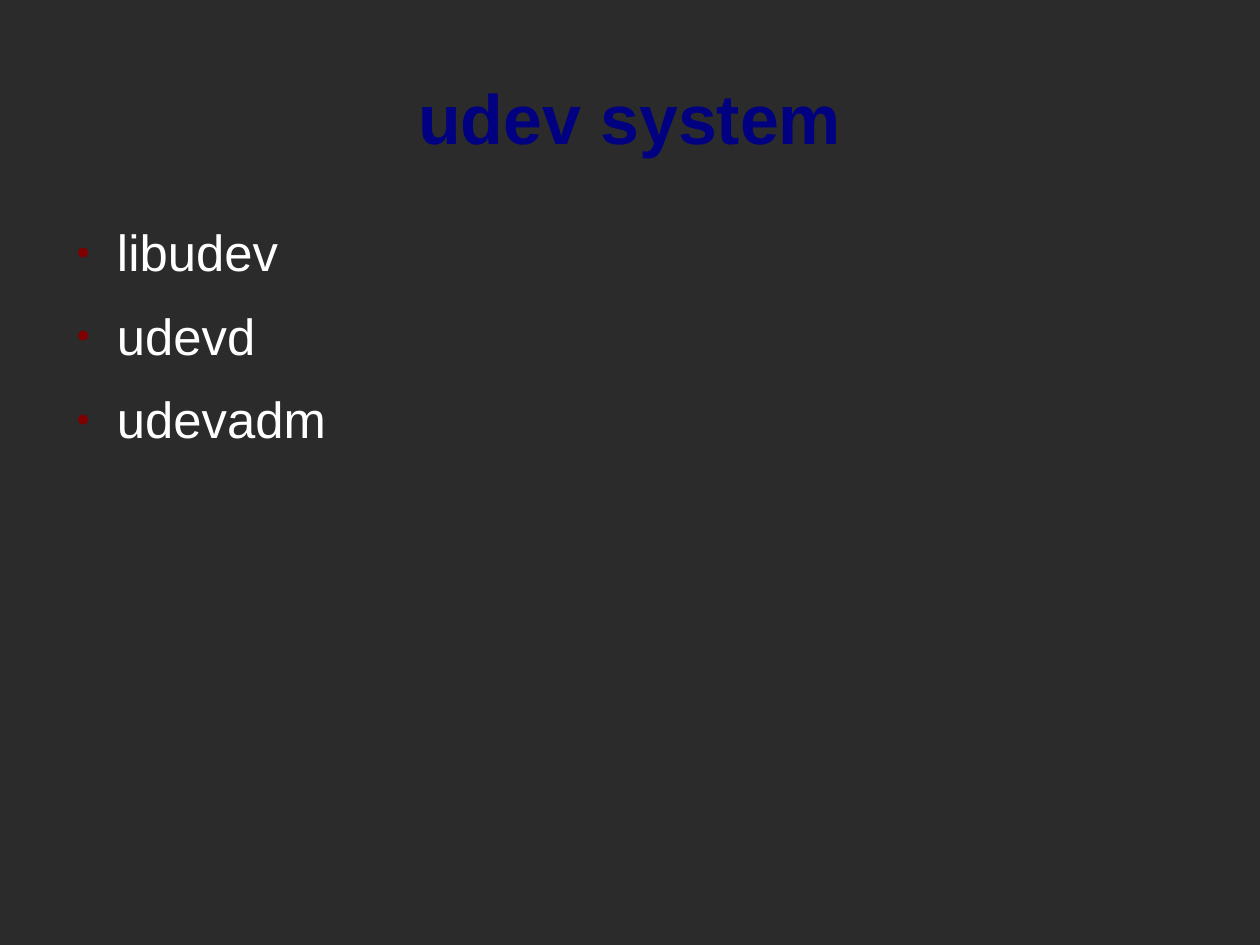
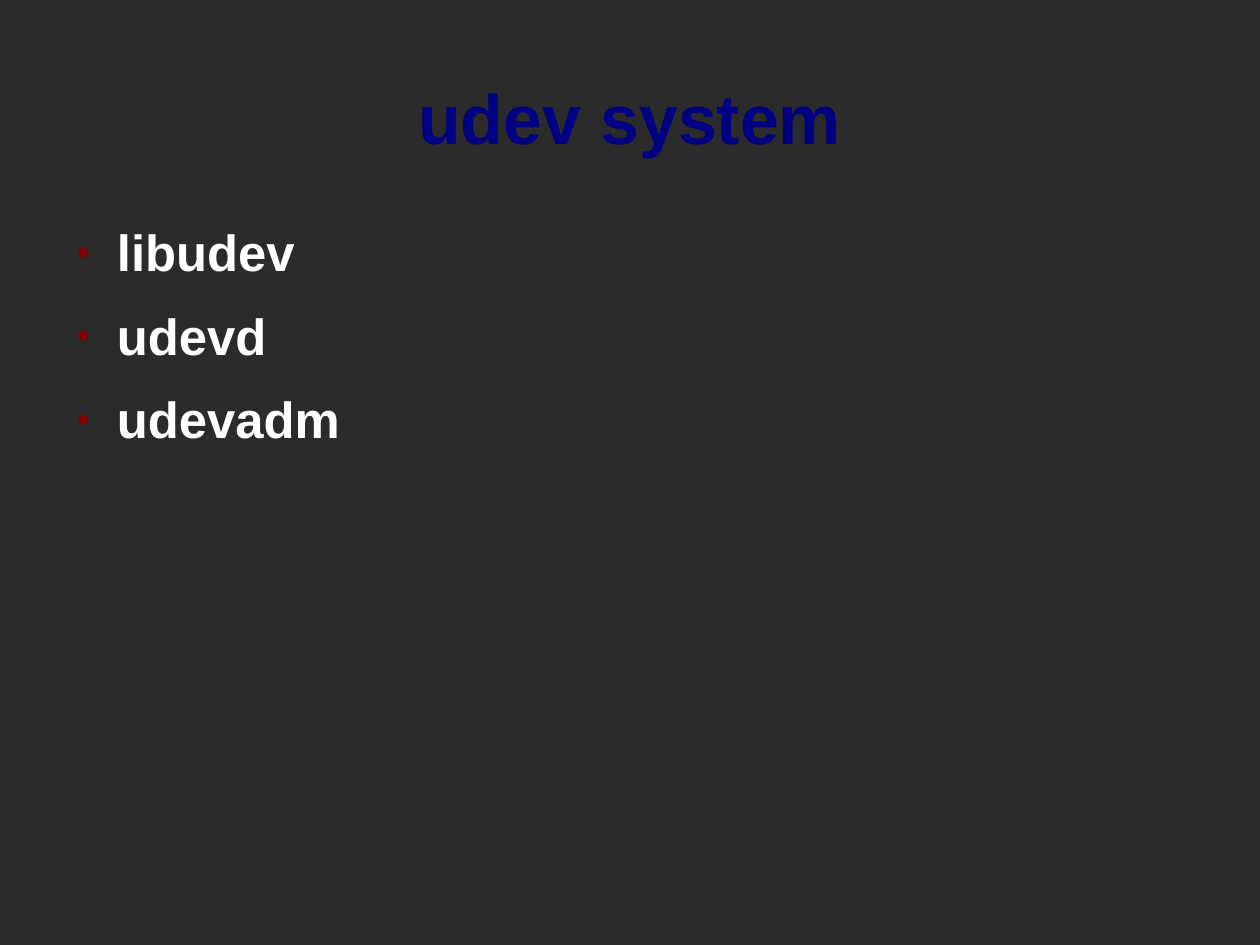
Before and after one commit to misterbonnie/presentations, a slide deck: slide 7 of udev.odp (slide 4 before the commit). Drawn at 1260x945 pixels with LibreOffice and Linux fonts; fonts in the diff are those of the drawing; background and template pictures are left out; a plain dark background stands for a picture behind light text. Boxes give left, top, right and bottom in pixels: in the first picture for what was removed or moved away, otherwise in the second. Text is boxed around its words. In the diff, an @@ line names an element or a change of style, - is before the commit and + after.

Commit message:
udev presentation

```diff
--- a/udev.odp
+++ b/udev.odp
@@ text "libudev" at (117, 234, 340, 439): bold on @@
```
Also in this commit, not shown: 5 other slides changed, 10 slides added, 2 slides removed, 1 other file.
